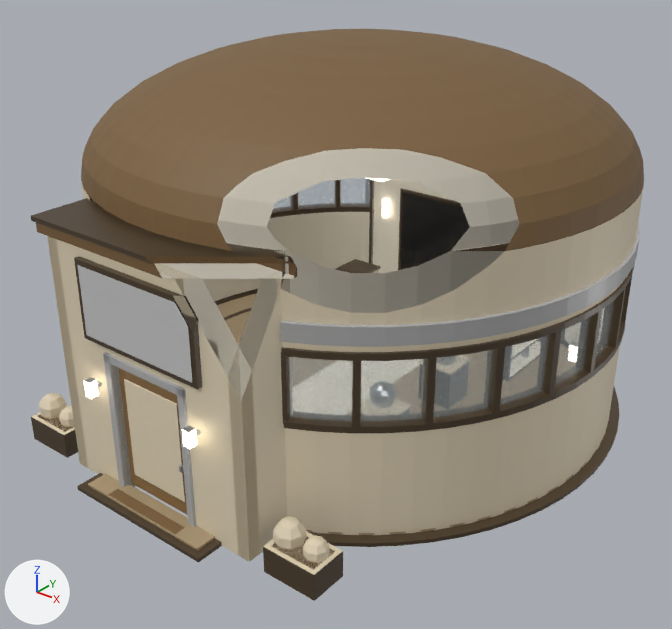
The glTF model art/export/content2_v1/content2_v1.glb as it was, and as the next commit left it.
Both versions are drawn from a 50 mm camera at (11.71, -15.48, 11.16) aimed at (0.31, -1.23, 2.32). Lighting does not change. The marker at lower left points along +X, +Y and +Z. The picture after the commit comes second. Everything nearer to the camera than a plane just in front of the edit is cut away. Where no turn or scale is listed for an object, it has been applied to the vertices. Vertices at exactly the same position are counted once.

Script lines for the objects in view, before the commit:
```python
ob_sm_content2_v1_screen = bpy.data.objects.new('SM_content2_v1_Screen', me_sm_content2_v1_screen)
ob_sm_content2_v1_screen.location = (0.0, 4.54, 2.0)
ob_sm_content2_v1_shell = bpy.data.objects.new('SM_content2_v1_Shell', me_sm_content2_v1_shell)
ob_sm_content2_v1_shell.location = (0.0, 0.0, 0.0)
ob_sm_content2_v1_sign = bpy.data.objects.new('SM_content2_v1_Sign', me_sm_content2_v1_sign)
ob_sm_content2_v1_sign.location = (0.0, -6.42, 4.05)
# also in view: 'SM_content2_v1_Door' at (0.0, -6.16, 1.51)
```
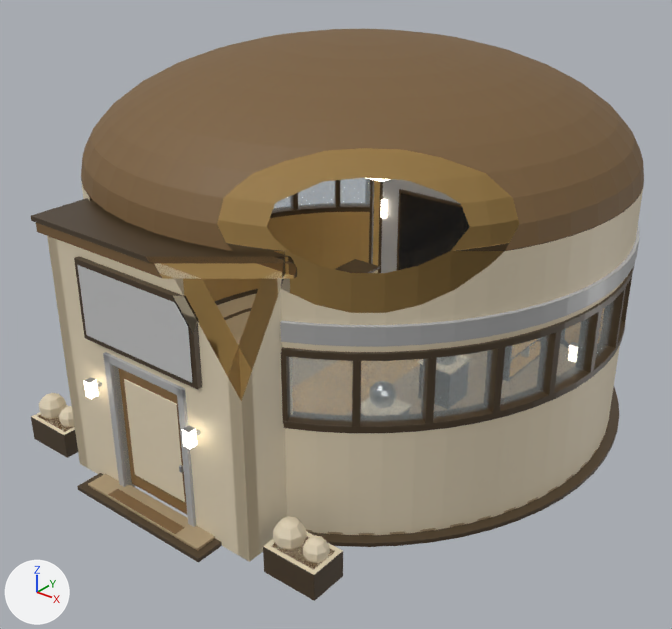
Where the change shows, as pixel boxes [x1, y1, x2, y2] in the pictures (672 x 629 px; the box of a moved part takes in the faces that stretch with it):
'SM_content2_v1_Shell', recoloured, reshaped
    both: [31, 29, 644, 601]
part 1 of me_sm_content2_v1_shell, moved or reshaped
    before: [398, 188, 462, 270]
    after: [397, 189, 462, 270]
part 2 of me_sm_content2_v1_shell, moved or reshaped
    before: [382, 198, 389, 218]
    after: [381, 199, 387, 219]
part 3 of me_sm_content2_v1_shell, added
    after: [378, 179, 459, 273]

The change, as a list of edits to the scene's bpy script:
```text
Change mat_m_wallinterior:
    mat_m_wallinterior.base_color: (0.922, 0.863, 0.73) -> (0.546, 0.342, 0.112)  # pale yellow #f6efde -> orange #c39e5e
Change me_sm_content2_v1_shell:
    used by ob_sm_content2_v1_shell; location = (0.0, 0.0, 0.0)
    remove me_sm_content2_v1_shell.from_pydata(...)  # 8324 vertices, 16300 faces; spans x -6.02..6.02, y -6.88..6.02, z 0.0..8.0
    add me_sm_content2_v1_shell.from_pydata(...)  # 8406 vertices, 16468 faces; spans x -6.02..6.02, y -6.88..6.02, z 0.0..8.0
    me_sm_content2_v1_shell part 1: the loose piece of 24 vertices spanning x -2.08..2.08, y 4.55..4.65, z 0.8..3.2 is moved by (0.0, -0.07, 0.0)
    me_sm_content2_v1_shell part 2: the loose piece of 24 vertices spanning x -2.62..-2.48, y 4.47..4.6, z 2.29..2.81 is moved by (0.0, -0.07, 0.0)
    me_sm_content2_v1_shell part 3: a new loose piece of 82 vertices spanning x -2.74..2.74, y 4.51..4.6, z 0.14..4.16
    other edits to the shape of me_sm_content2_v1_shell do not show in these pictures
```
